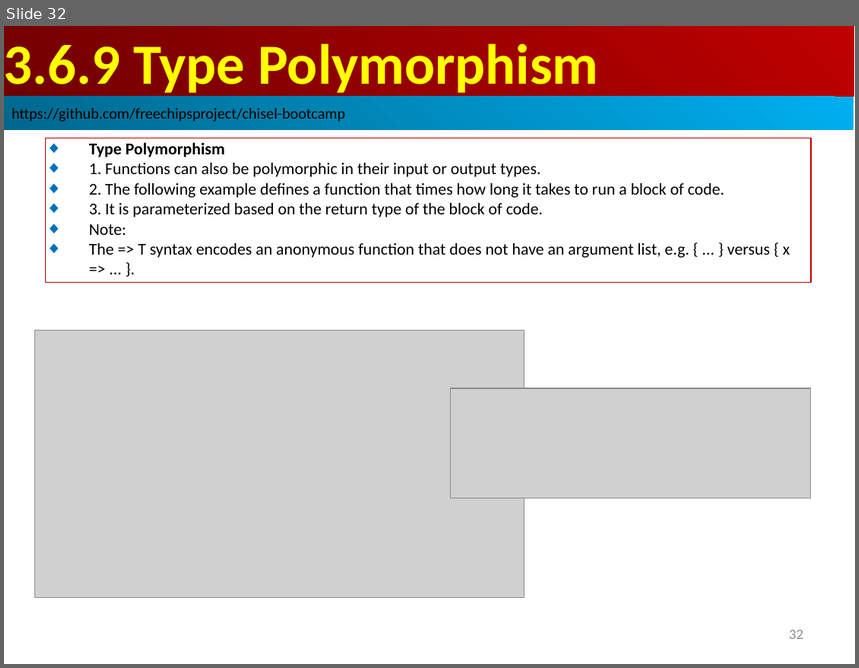
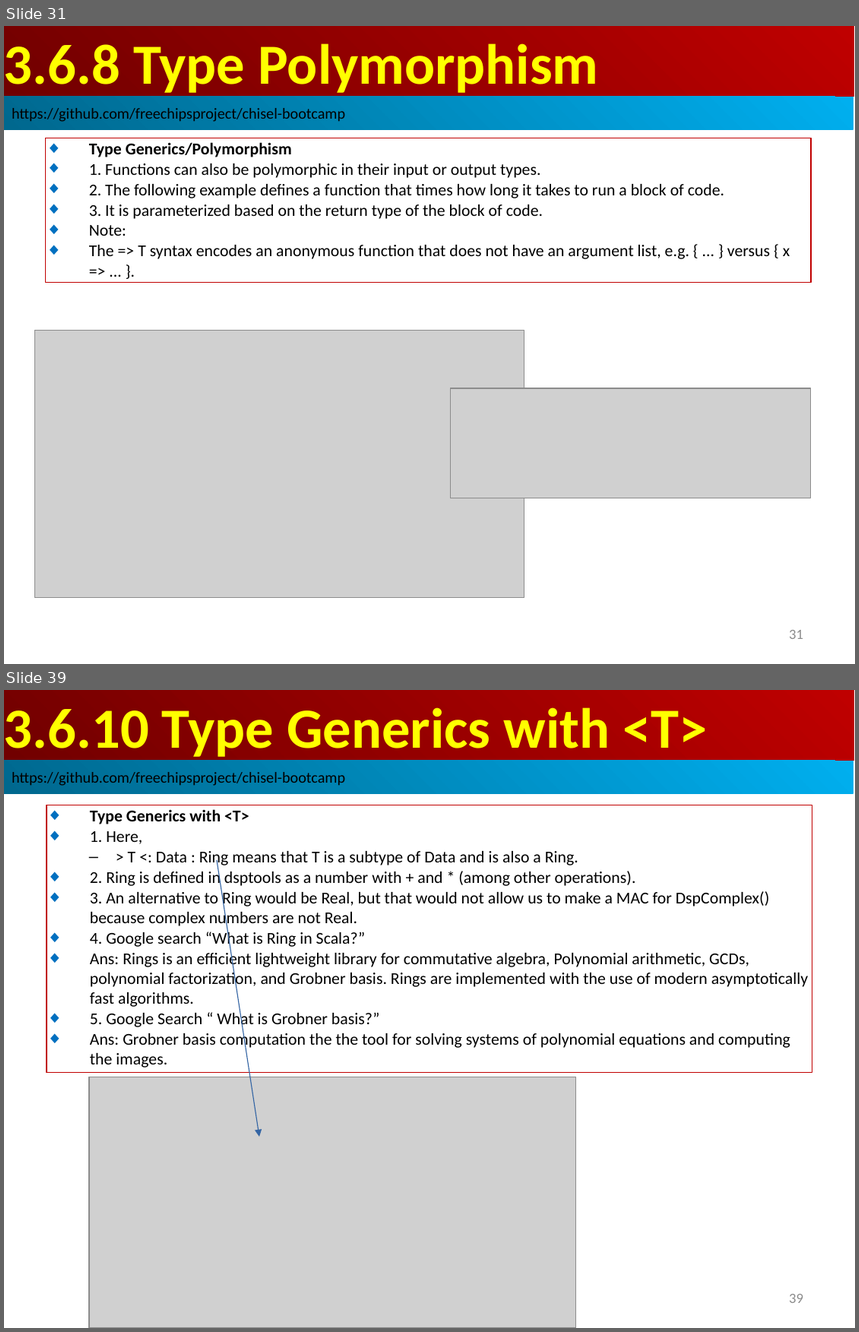
Before and after one commit to peterhchen/AIU_CS800_Chisel, a slide deck: 300_UCB_BC/003.6_Type/000_Video/003.6_Type.ppt. Shown one above the other, each under a label of ours: slide 32 before the commit, slides 31 and 39 after it; the slides between them are not shown. The pictures are 859x668 and 859x1332 pixels, drawn with LibreOffice and Linux fonts; fonts in the diff are those of the drawing; grey boxes stand for pictures. Boxes give left, top, right and bottom in pixels: in the first picture for what was removed or moved away, otherwise in the second. Text is boxed around its words. In the diff, an @@ line names an element or a change of style, - is before the commit and + after.

```diff
--- a/300_UCB_BC/003.6_Type/000_Video/003.6_Type.ppt
+++ b/300_UCB_BC/003.6_Type/000_Video/003.6_Type.ppt
@@ slide 39 added at box(4, 690, 855, 1328), background #FFFFFF @@
@@ rectangle added at box(4, 690, 854, 761), fill gradient #BF0000 to #710000, 48 pt, text #FFFF00, bold @@
+3.6.10 Type Generics with <T>
@@ rectangle added at box(4, 761, 854, 794), fill gradient #00AFEF to #00688E, 13 pt, text #000000 @@
+https://github.com/freechipsproject/chisel-bootcamp
@@ rectangle added at box(47, 806, 813, 1073), outline #C00000 0.74 pt, 14 pt, text #000000 @@
+◆ Type Generics with <T>
+◆ 1. Here,
+  – > T <: Data : Ring means that T is a subtype of Data and is also a Ring.
+◆ 2. Ring is defined in dsptools as a number with + and * (among other operations).
+◆ 3. An alternative to Ring would be Real, but that would not allow us to make a MAC for DspComplex() because complex numbers are not Real.
+◆ 4. Google search “What is Ring in Scala?”
+◆ Ans: Rings is an efficient lightweight library for commutative algebra, Polynomial arithmetic, GCDs, polynomial factorization, and Grobner basis. Rings are implemented with the use of modern asymptotically fast algorithms.
+◆ 5. Google Search “ What is Grobner basis?”
+◆ Ans: Grobner basis computation the the tool for solving systems of polynomial equations and computing the images.
@@ arrow added from (217, 860) to (259, 1137), #3465A4 0.74 pt @@
@@ picture added at box(89, 1078, 576, 1328) @@
@@ page number added at box(789, 1294, 804, 1303), 12 pt, text #8B8B8B @@
+39
@@ what was slide 32 is now slide 31 @@
@@ slide 31 changed as well @@
@@ text in rectangle at box(4, 43, 598, 97): text changed @@
-3.6.9 Type Polymorphism
+3.6.8 Type Polymorphism
@@ text in rectangle at box(89, 142, 292, 157): text changed @@
-◆ Type Polymorphism
+◆ Type Generics/Polymorphism
@@ page number at box(789, 630, 804, 639): text changed @@
-32
+31
```
Also in this commit, not shown: 20 other slides changed, 25 other slides added.
